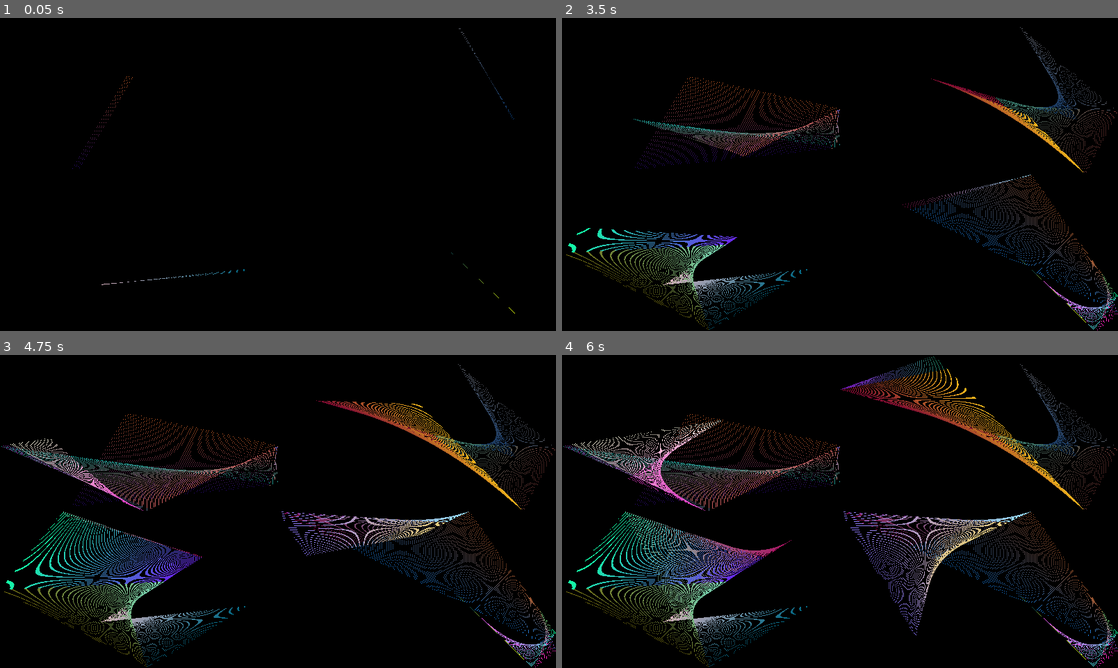
Above: before the commit, frames 1-4 (two rows, left to right).
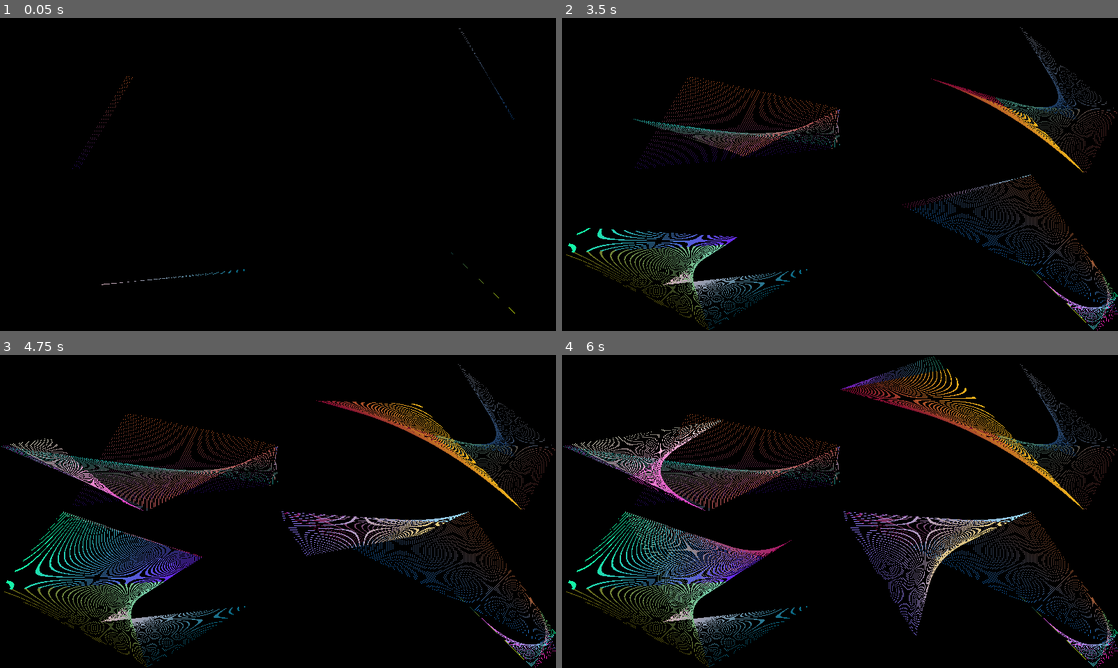
Above: after the commit, the same moments.

Repository: kasworld/gd4line2d
Game: Godot game, scene res://main.tscn
Same seed, same stepped clock (60 frames per second), same inputs: the game is played once before the commit and once after it.
Inputs:
- Up to frame 1 (0.05 s): no input
- Up to frame 2 (3.5 s): tap Enter at 0.5 s; tap Space at 0.77, 1.52, 3.02 s
- Up to frame 3 (4.75 s): tap Space at 3.77, 4.52 s
- Up to frame 4 (6 s): no input

The runs differ from the first frame. In frame 1, less than 0.1% of the frame differs, in the area x 90-91%, y 26-27%; in frame 2, less than 0.1%; in frame 3, less than 0.1%; in frame 4, less than 0.1%, in the area x 1-93%, y 4-88%.

Commit message:
center align

Diff:
--- a/main.gd
+++ b/main.gd
@@ -7,12 +7,13 @@
 var mv_ln_pos_list :Array
 func _ready() -> void:
 	var draw_area = get_viewport_rect()
-	mv_ln_pos_list.append(Vector2(draw_area.position.x, draw_area.position.y))
-	mv_ln_pos_list.append(Vector2(draw_area.position.x+draw_area.size.x/2, draw_area.position.y))
-	mv_ln_pos_list.append(Vector2(draw_area.position.x+draw_area.size.x/2, draw_area.position.y+draw_area.size.y/2))
-	mv_ln_pos_list.append(Vector2(draw_area.position.x, draw_area.position.y+draw_area.size.y/2))
+	var half_size = draw_area.size/2
+	mv_ln_pos_list.append(Vector2(draw_area.position.x+half_size.x*0.5, draw_area.position.y+half_size.y*0.5))
+	mv_ln_pos_list.append(Vector2(draw_area.position.x+half_size.x*1.5, draw_area.position.y+half_size.y*0.5))
+	mv_ln_pos_list.append(Vector2(draw_area.position.x+half_size.x*1.5, draw_area.position.y+half_size.y*1.5))
+	mv_ln_pos_list.append(Vector2(draw_area.position.x+half_size.x*0.5, draw_area.position.y+half_size.y*1.5))
 	for i in mv_ln_count:
-		make_mv_ln(600,2,Rect2(draw_area.position, draw_area.size/2))
+		make_mv_ln(600,2,Rect2(draw_area.position-half_size/2, half_size))
 		mv_ln_list[i].position = mv_ln_pos_list[i]
 	$AniMove.start(3)
 
@@ -26,7 +27,7 @@
 	animove_step()
 	for o in mv_ln_list:
 		o.move(1.0/60.0)
-#		o.rotate(o.get_angle())
+#		o.rotate(o.get_line_angle())
 
 # esc to exit
 func _unhandled_input(event: InputEvent) -> void:
